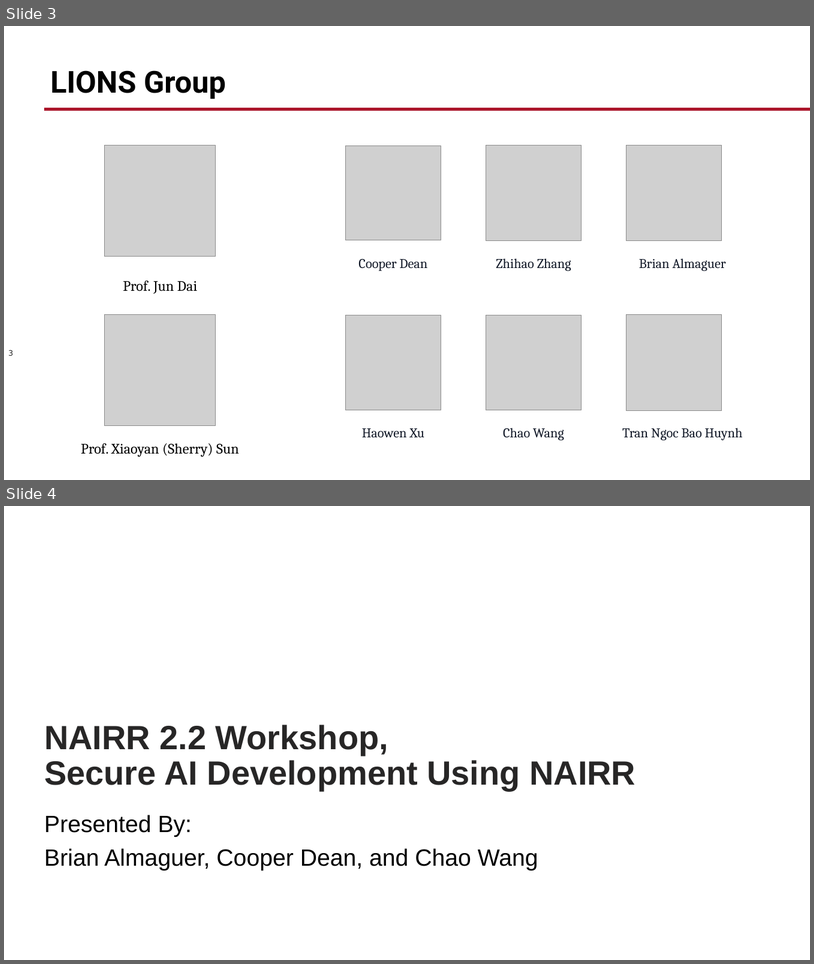
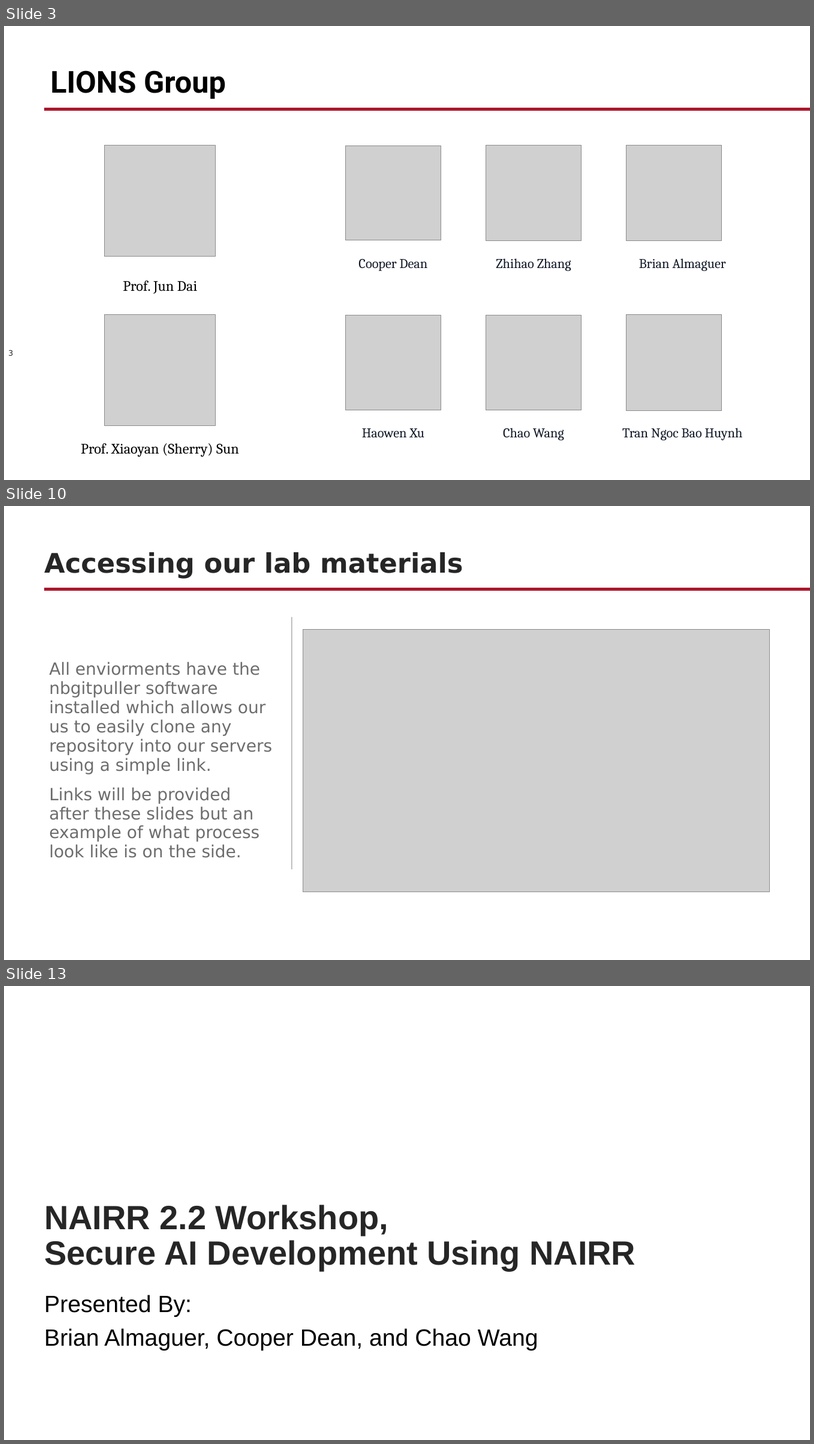
Before and after one commit to WPI-LIONS-Group/NAIRR-Workshops, a slide deck: 2.2/2.2 NAIRR Workshop.pptx. Shown one above the other, each under a label of ours: slides 3 and 4 before the commit, slides 3, 10 and 13 after it; the slides between them are not shown. The pictures are 814x964 and 814x1444 pixels, drawn with LibreOffice and Linux fonts; fonts in the diff are those of the drawing; grey boxes stand for pictures; background and template pictures are left out. Boxes give left, top, right and bottom in pixels: in the first picture for what was removed or moved away, otherwise in the second. Text is boxed around its words. In the diff, an @@ line names an element or a change of style, - is before the commit and + after.

```diff
--- a/2.2/2.2 NAIRR Workshop.pptx
+++ b/2.2/2.2 NAIRR Workshop.pptx
@@ slide 10 added at (4,506,810,960), background #FFFFFF; not listed: 1 template element that a slide beside it also shows @@
@@ title added at (44,552,463,579), 32 pt, text #272626, bold @@
+Accessing our lab materials
@@ line added from (292, 617) to (292, 869), #B6B6B6 1.25 pt @@
@@ picture added at (303,630,770,892) @@
@@ text added at (49,661,272,858), 20 pt, text #6D6D6D @@
+All enviorments have the nbgitpuller software installed which allows our us to easily clone any repository into our servers using a simple link.
+Links will be provided after these slides but an example of what process look like is on the side.
@@ what was slide 4 is now slide 13 @@
```
Also in this commit, not shown: 1 slide changed, 8 other slides added.
